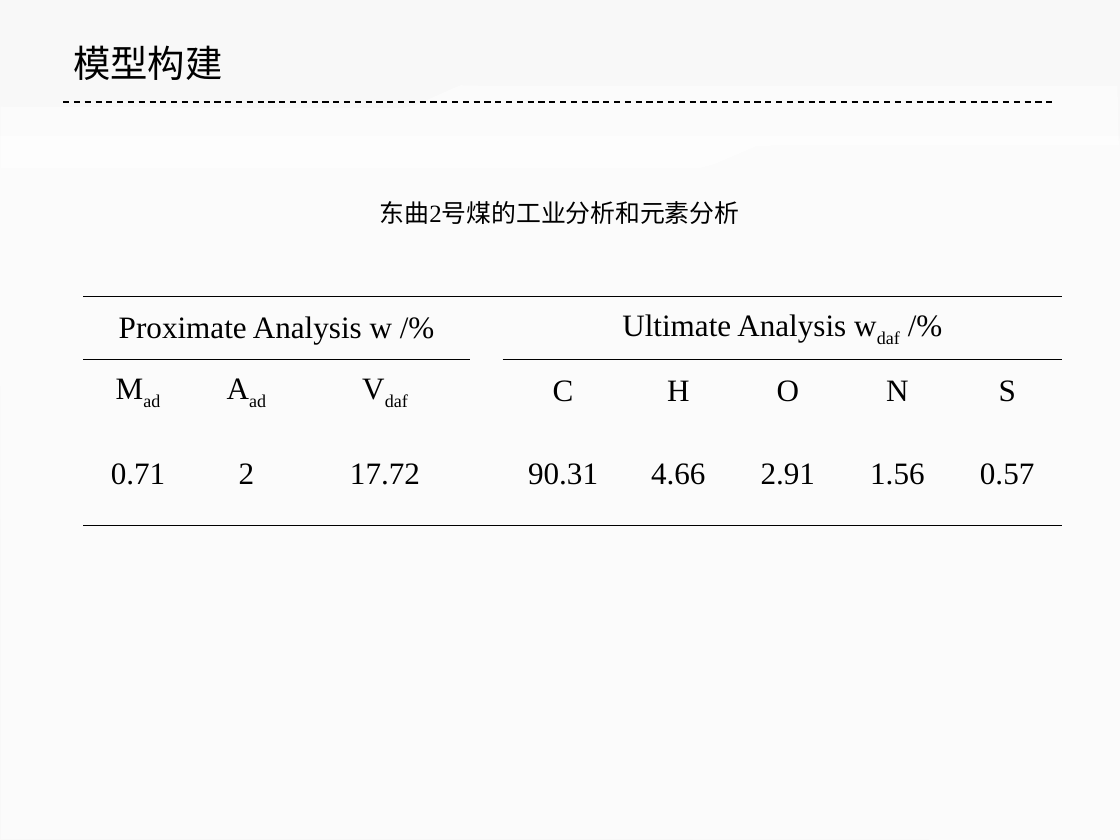
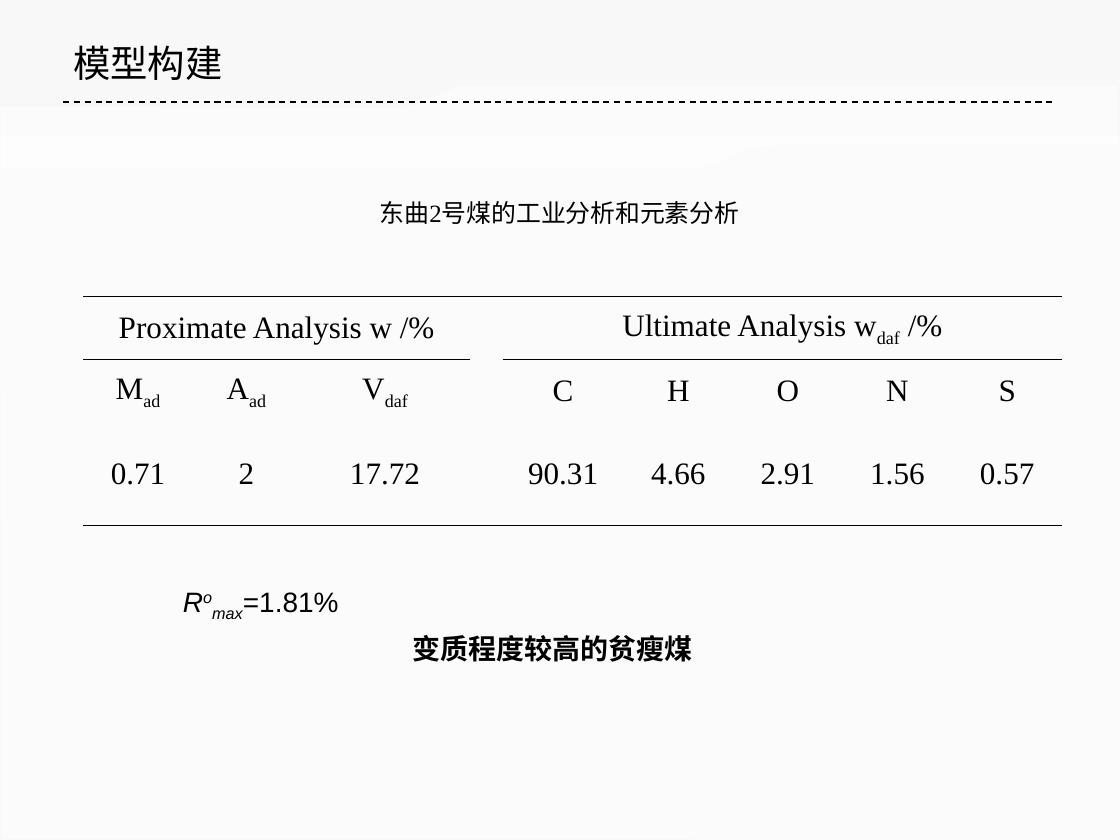
Before and after one commit to ilvcr/GraduationProject, a slide deck: slide 9 of ppt/yoghourtppt.pptx (slide 10 before the commit). Drawn at 1120x840 pixels with LibreOffice and Linux fonts; fonts in the diff are those of the drawing. Boxes give left, top, right and bottom in pixels: in the first picture for what was removed or moved away, otherwise in the second. Text is boxed around its words. In the diff, an @@ line names an element or a change of style, - is before the commit and + after.

```diff
--- a/ppt/yoghourtppt.pptx
+++ b/ppt/yoghourtppt.pptx
@@ text added at [243, 592, 339, 613], 18 pt, text #000000 @@
+Romax=1.81%
@@ text added at [412, 635, 692, 662], 18 pt, text #000000, bold @@
+变质程度较高的贫瘦煤
```
Also in this commit, not shown: 16 other slides changed, 30 slides added, 18 slides removed, 1 other file.
